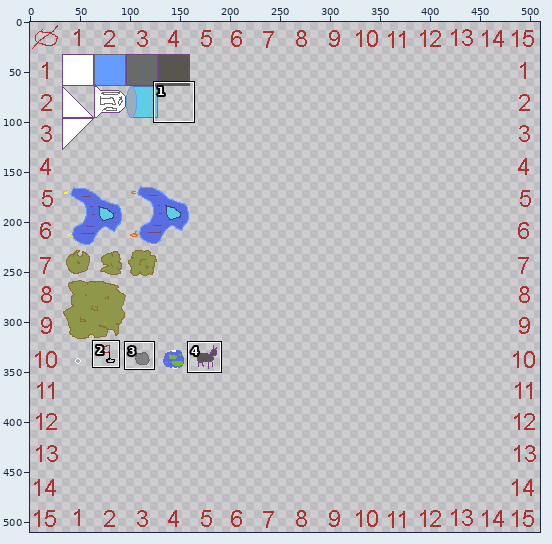
A sprite sheet gets an edit: src-deploy/public/ludumDare43/images/ship-001.png. The picture above shows the old version from afar; the outline marks the close-up.
Close-up. As it was:
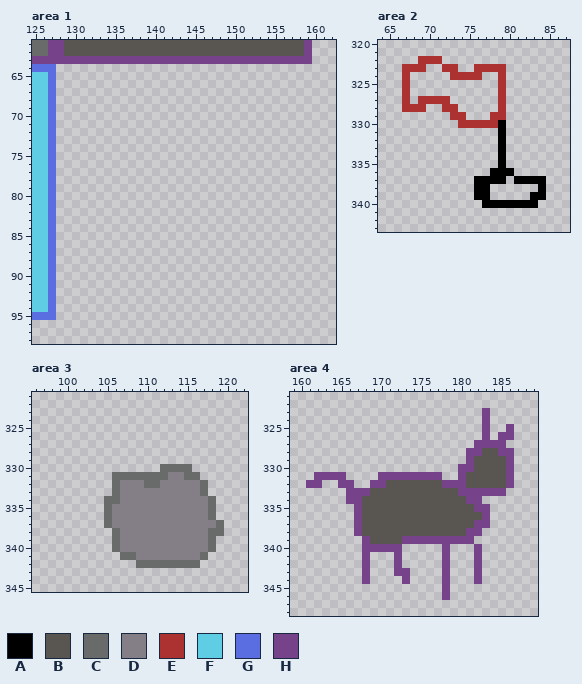
The file is 512x512 pixels. Shown: area 1: x 125..162, y 61..98; area 2: x 64..87, y 320..343; area 3: x 96..122, y 321..345; area 4: x 159..189, y 321..348. The wide view leaves out empty margins. The commit also changed other parts of the picture, which this record leaves out.
Palette (. is transparent): A #000000  B #595652  C #696a6a  D #847e87  E #ac3232  F #5fcde4  G #5b6ee1  H #76428a
Pixels before, area 1, first column x 125:
61 CCHHBBBBBBBBBBBBBBBBBBBBBBBBBBBBBBH
62 CCHHBBBBBBBBBBBBBBBBBBBBBBBBBBBBBBH
63 HHHHHHHHHHHHHHHHHHHHHHHHHHHHHHHHHHH
64 GGG................................
65 FFG................................
66 FFG................................
67 FFG................................
68 FFG................................
69 FFG................................
70 FFG................................
71 FFG................................
72 FFG................................
73 FFG................................
74 FFG................................
75 FFG................................
76 FFG................................
77 FFG................................
78 FFG................................
79 FFG................................
80 FFG................................
81 FFG................................
82 FFG................................
83 FFG................................
84 FFG................................
85 FFG................................
86 FFG................................
87 FFG................................
88 FFG................................
89 FFG................................
90 FFG................................
91 FFG................................
92 FFG................................
93 FFG................................
94 FFG................................
95 GGG................................
Pixels before, area 2, first column x 67:
322 ..EEE.............
323 EEE..EE..EEEE.....
324 E.....EEEE..E.....
325 E...........E.....
326 E...........E.....
327 E.EEEE......E.....
328 EEE..EE.....E.....
329 ......EE...EE.....
330 .......EEEEEA.....
331 ............A.....
332 ............A.....
333 ............A.....
334 ............A.....
335 ............A.....
336 ...........AAA....
337 .........AAAA.AAAA
338 .........AA......A
339 .........AA.....AA
340 ..........AAAAAAA.
Pixels before, area 3, first column x 105:
330 .......CCCC....
331 .CCCCCCCDDCC...
332 .CDDDCCDDDDDC..
333 .CDDDDDDDDDDC..
334 CCDDDDDDDDDDDC.
335 CDDDDDDDDDDDDC.
336 CDDDDDDDDDDDDC.
337 CDDDDDDDDDDDDDC
338 .CDDDDDDDDDDDCC
339 .CDDDDDDDDDDDC.
340 .CDDDDDDDDDDDC.
341 ..CCDDDDDDDDC..
342 ....CCCCCCCC...
Pixels before, area 4, first column x 161:
323 ......................H...
324 ......................H...
325 ......................H..H
326 ......................H.HH
327 .....................HHHH.
328 ....................HHBBHH
329 ....................HBBBBH
330 ...................HHBBBBH
331 .HHHH....HHHHHHHH..HBBBBBH
332 HH..HH..HHBBBBBBBHHHBBBBBH
333 .....HHHBBBBBBBBBBBHHHHHH.
334 .....HHBBBBBBBBBBBBBHH....
335 ......HBBBBBBBBBBBBBBHH...
336 ......HBBBBBBBBBBBBBBBH...
337 ......HBBBBBBBBBBBBBBHH...
338 ......HBBBBBBBBBBBBBHH....
339 .......HBBBBHHHHHHHHH.....
340 .......HHHHH.....H...H....
341 .......H...H.....H...H....
342 .......H...H.....H...H....
343 .......H...HH....H...H....
344 .......H....H....H...H....
345 .................H........
346 .................H........
New version:
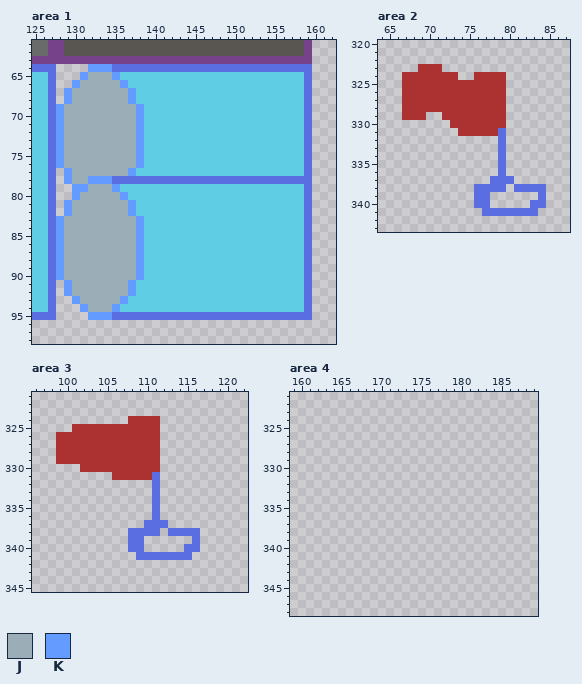
Colours new in this view: J #9badb7  K #639bff
Edits made:
Changed rows in their new state; - is an unchanged pixel.
Area 1:
first column x 128:
64 ----KKKGGGGGGGGGGGGGGGGGGGGGGGGG
65 ---KJJJKFFFFFFFFFFFFFFFFFFFFFFFG
66 --KJJJJJKFFFFFFFFFFFFFFFFFFFFFFG
67 -KJJJJJJJKFFFFFFFFFFFFFFFFFFFFFG
68 -KJJJJJJJKFFFFFFFFFFFFFFFFFFFFFG
69 KJJJJJJJJJKFFFFFFFFFFFFFFFFFFFFG
70 KJJJJJJJJJKFFFFFFFFFFFFFFFFFFFFG
71 KJJJJJJJJJKFFFFFFFFFFFFFFFFFFFFG
72 KJJJJJJJJJKFFFFFFFFFFFFFFFFFFFFG
73 KJJJJJJJJJKFFFFFFFFFFFFFFFFFFFFG
74 KJJJJJJJJJKFFFFFFFFFFFFFFFFFFFFG
75 KJJJJJJJJJKFFFFFFFFFFFFFFFFFFFFG
76 KJJJJJJJJJKFFFFFFFFFFFFFFFFFFFFG
77 -KJJJJJJJKFFFFFFFFFFFFFFFFFFFFFG
78 -KJJKKKGGGGGGGGGGGGGGGGGGGGGGGGG
79 --KKJJJKFFFFFFFFFFFFFFFFFFFFFFFG
80 --KJJJJJKFFFFFFFFFFFFFFFFFFFFFFG
81 -KJJJJJJJKFFFFFFFFFFFFFFFFFFFFFG
82 -KJJJJJJJKFFFFFFFFFFFFFFFFFFFFFG
83 KJJJJJJJJJKFFFFFFFFFFFFFFFFFFFFG
84 KJJJJJJJJJKFFFFFFFFFFFFFFFFFFFFG
85 KJJJJJJJJJKFFFFFFFFFFFFFFFFFFFFG
86 KJJJJJJJJJKFFFFFFFFFFFFFFFFFFFFG
87 KJJJJJJJJJKFFFFFFFFFFFFFFFFFFFFG
88 KJJJJJJJJJKFFFFFFFFFFFFFFFFFFFFG
89 KJJJJJJJJJKFFFFFFFFFFFFFFFFFFFFG
90 KJJJJJJJJJKFFFFFFFFFFFFFFFFFFFFG
91 -KJJJJJJJKFFFFFFFFFFFFFFFFFFFFFG
92 -KJJJJJJJKFFFFFFFFFFFFFFFFFFFFFG
93 --KJJJJJKFFFFFFFFFFFFFFFFFFFFFFG
94 ---KJJJKFFFFFFFFFFFFFFFFFFFFFFFG
95 ----KKKGGGGGGGGGGGGGGGGGGGGGGGGG
Area 2:
first column x 67:
322 --...-------------
323 ..-EE..--....-----
324 -EEEEE-..-EE------
325 -EEEEEEEEEEE------
326 -EEEEEEEEEEE------
327 -E----EEEEEE------
328 ---EE--EEEEE------
329 EEE--E--EEE-------
330 ------E-----E-----
331 -------EEEEEG-----
332 ------------G-----
333 ------------G-----
334 ------------G-----
335 ------------G-----
336 -----------.G.----
337 ---------..GGG....
338 ---------GGGG-GGGG
339 ---------GG-----.G
340 ---------GG.....GG
341 ----------GGGGGGG-
Area 3:
first column x 99:
324 ---------EEEE--------
325 --EEEEEEEEEEE--------
326 EEEEEEEEEEEEE--------
327 EEEEEEEEEEEEE--------
328 EEEEEEEEEEEEE--------
329 EEEEEEEEEEEEE--------
330 ---EEEEEEEEEE....----
331 -------EEEEEG.....---
332 -------.....G......--
333 -------.....G......--
334 ------......G.......-
335 ------......G.......-
336 ------......G.......-
337 ------.....GGG.......
338 -------..GGGG.GGGG...
339 -------..GG......G..-
340 -------..GG.....GG..-
341 --------..GGGGGGG..--
342 ----------........---
Area 4:
first column x 161:
323 ----------------------.---
324 ----------------------.---
325 ----------------------.--.
326 ----------------------.-..
327 ---------------------....-
328 --------------------......
329 --------------------......
330 -------------------.......
331 -....----........--.......
332 ..--..--..................
333 -----....................-
334 -----.................----
335 ------.................---
336 ------.................---
337 ------.................---
338 ------................----
339 -------..............-----
340 -------.....-----.---.----
341 -------.---.-----.---.----
342 -------.---.-----.---.----
343 -------.---..----.---.----
344 -------.----.----.---.----
345 -----------------.--------
346 -----------------.--------
Pixel boxes of the changes (left, top, right, bottom) in both close-ups:
added: (56, 64, 312, 320)
changed: (402, 56, 546, 216)
changed: (56, 416, 224, 568)
erased: (306, 408, 514, 600)
